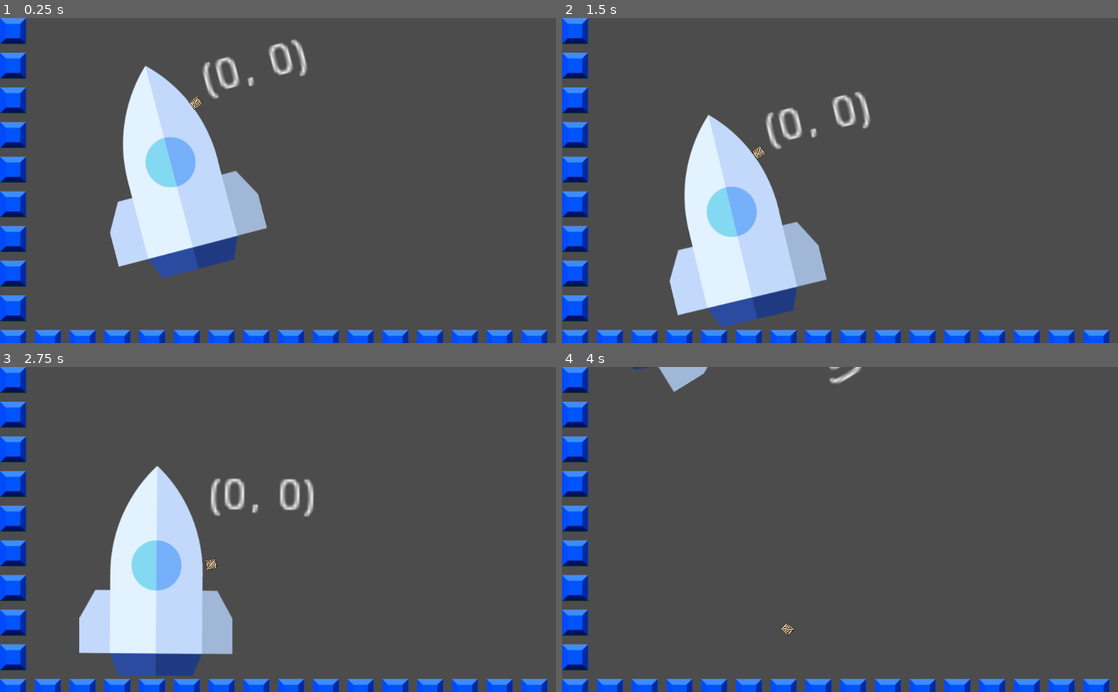
Above: before the commit, frames 1-4 (two rows, left to right).
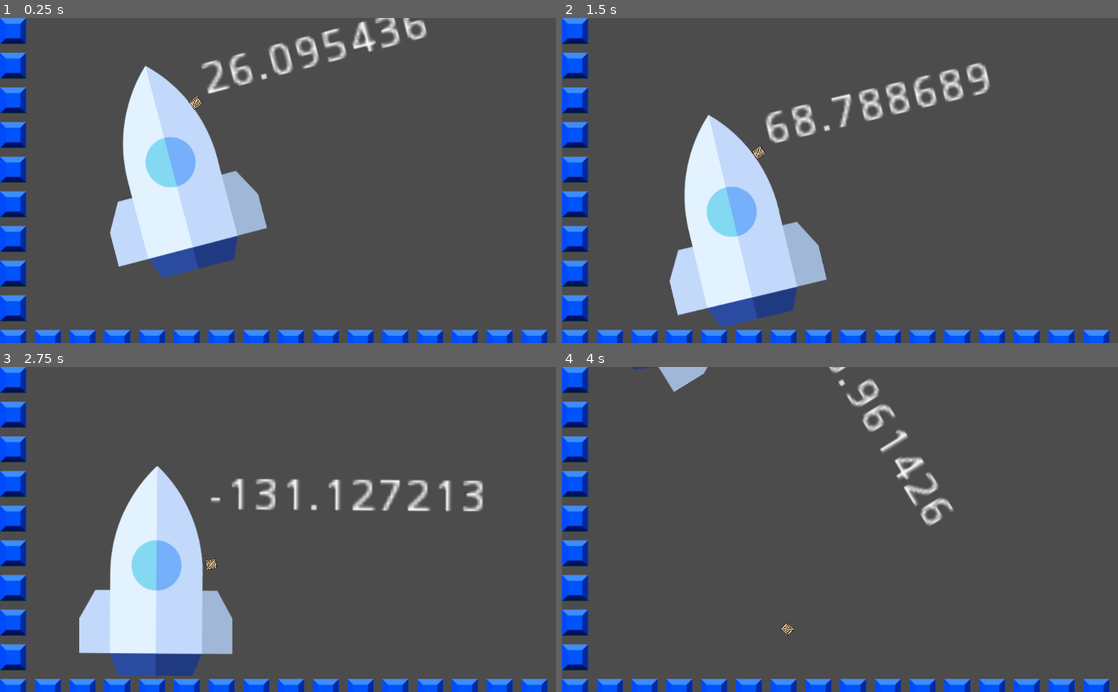
Above: after the commit, the same moments.

Repository: paul-asvb/raekaetae
Game: Godot game, scene res://src/levels/TestLevel.tscn
Two runs of this game, one before a commit and one after it. Both use one fixed random seed, a clock stepped at 60 frames per second and the inputs below.
Inputs:
- Up to frame 1 (0.25 s): no input
- Up to frame 2 (1.5 s): hold Space (thrust) 0.53-1.28 s
- Up to frame 3 (2.75 s): hold Space (thrust) from 2.03 s (still down)
- Up to frame 4 (4 s): release Space (thrust) at 3.53 s

The runs differ from the first frame. In frame 1, 1.6% of the frame differs, in the area x 36-77%, y 0-25%; in frame 2, 2.1%, in the area x 37-77%, y 13-41%; in frame 3, 2.0%; in frame 4, 1.4%.

Commit message:
change debug output

Diff:
--- a/src/actors/Player.gd
+++ b/src/actors/Player.gd
@@ -1,6 +1,5 @@
 extends Actor
 
-var velocity: = Vector2.ZERO
 
 
 func _physics_process(delta: float) -> void:
@@ -12,8 +11,9 @@
 	add_force(Vector2(0,0),Vector2(0,2))
 
 
+
 	var lab = get_node("Label")
-	lab.set_text(String(velocity))
+	lab.set_text(String(linear_velocity.y))
 
 	return
 
